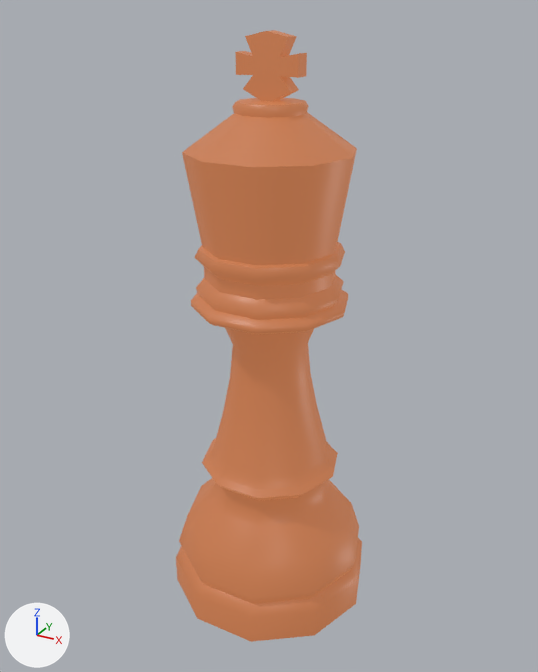
The glTF model assets/toy/item-5-5.glb: old version first, new version second.
The view is the same before and after, from a 50 mm lens placed at (0.136, -0.248, 0.247), pointed at (-0.001, 0.001, 0.123). Lighting does not change. The marker at lower left points along +X, +Y and +Z. The first picture is the older version. Where no turn or scale is listed for an object, it has been applied to the vertices.

The first picture shows 'BlackKing'.
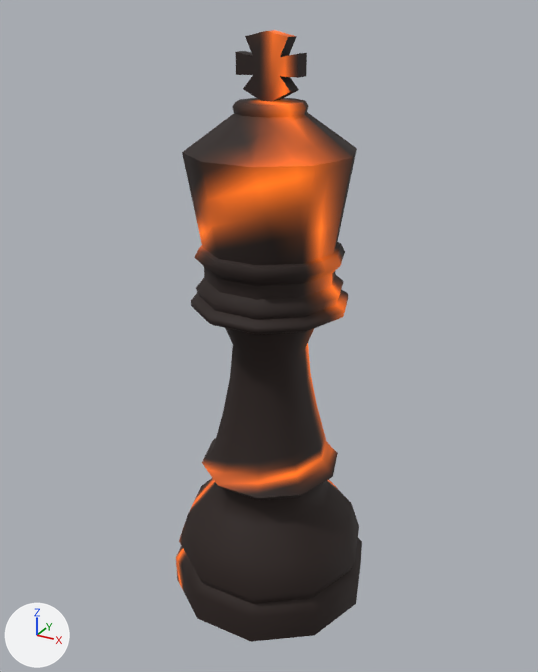
What changed in the scene script:
```text
Add img_image_0:
    img_image_0 = load_image('Image_0', '_unpacked/Image_0', 128, 128, 'sRGB')
Add img_image_1:
    img_image_1 = load_image('Image_1', '_unpacked/Image_1', 128, 128, 'sRGB')
Change mat_piece_5_5:
    where n0 = _N.new('ShaderNodeBsdfPrincipled'); n0.name = 'Principled BSDF'
    remove n0.inputs[0].default_value = (0.229, 0.0783, 0.0306, 1.0)  # 'Base Color', brown #844f31
    remove n0.inputs[27].default_value = (0.337, 0.115, 0.045, 1.0)  # 'Emission Color', brown #9d5f3c
    n0.inputs[2].default_value: 0.45 -> 0.75  # 'Roughness'
    add n2 = _N.new('ShaderNodeTexImage'); n2.name = 'Image Texture'
    add n2.image = img_image_1
    add n3 = _N.new('ShaderNodeTexImage'); n3.name = 'Image Texture.001'
    add n3.image = img_image_0
    add _L.new(n2.outputs[0], n0.inputs[27])  # 'Color' to 'Emission Color'
    add _L.new(n3.outputs[0], n0.inputs[0])  # 'Color' to 'Base Color'
```

What differs and where, as boxes [x1, y1, x2, y2] in the pictures (538 x 672 px):
'BlackKing', surface changed (darker)
    both: [176, 30, 362, 642]
